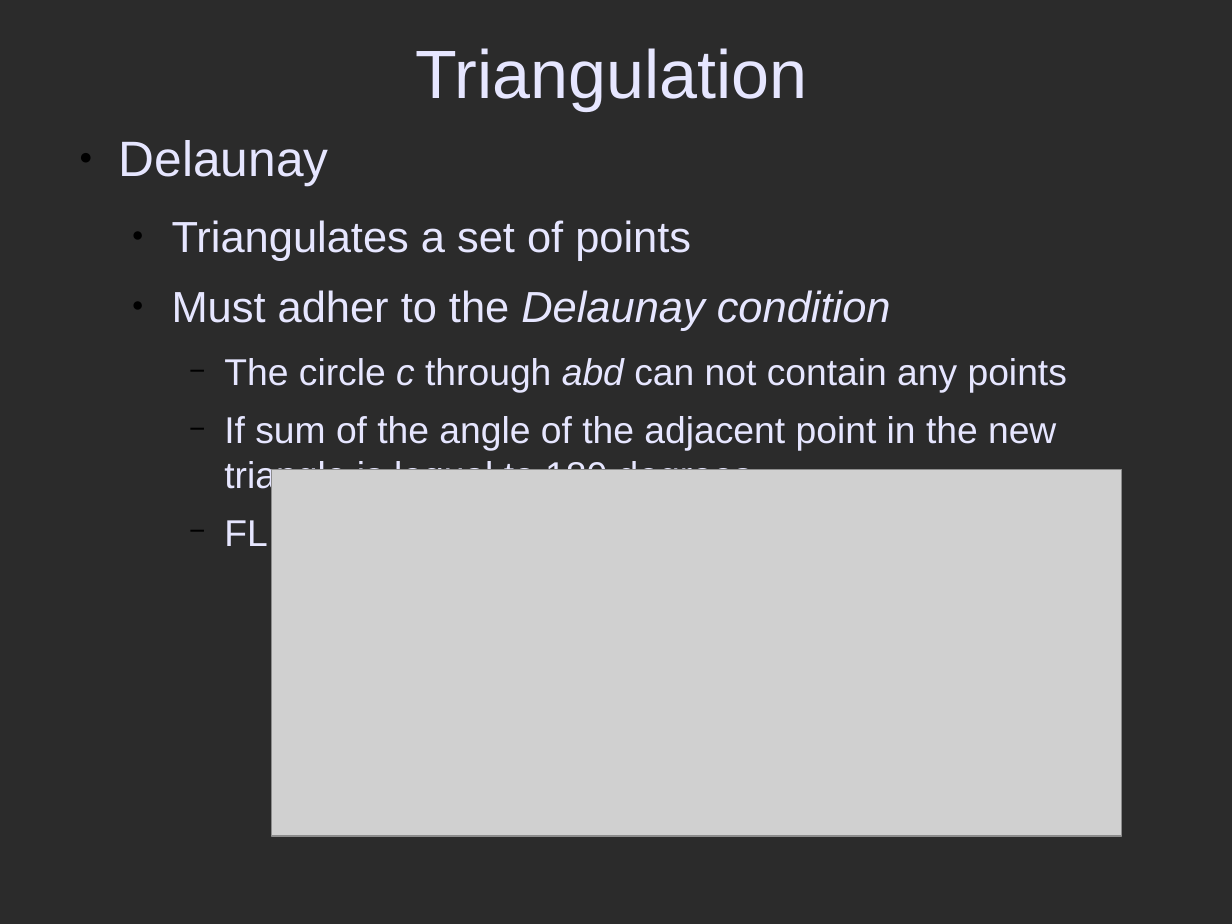
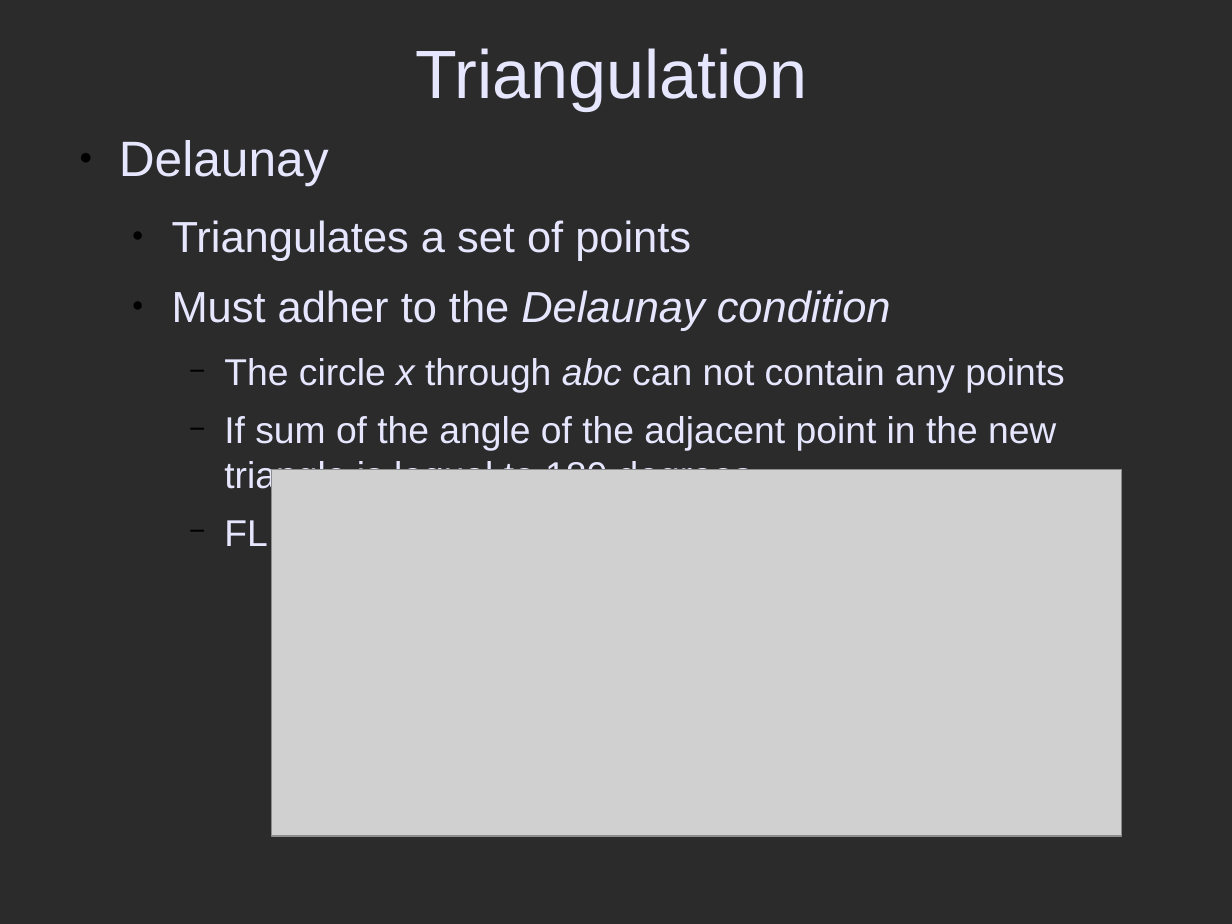
Before and after one commit to ptrefall/geomod2specialeffects, a slide deck: slide 8 of geomod2_presentation.odp. Drawn at 1232x924 pixels with LibreOffice and Linux fonts; fonts in the diff are those of the drawing; grey boxes stand for pictures; background and template pictures are left out; a plain dark background stands for a picture behind light text. Boxes give left, top, right and bottom in pixels: in the first picture for what was removed or moved away, otherwise in the second. Text is boxed around its words. In the diff, an @@ line names an element or a change of style, - is before the commit and + after.

```diff
--- a/geomod2_presentation.odp
+++ b/geomod2_presentation.odp
@@ text at [224, 358, 1064, 393]: text changed @@
-    − The circle c through abd can not contain any points
+    − The circle x through abc can not contain any points
```
Also in this commit, not shown: 1 other file.
